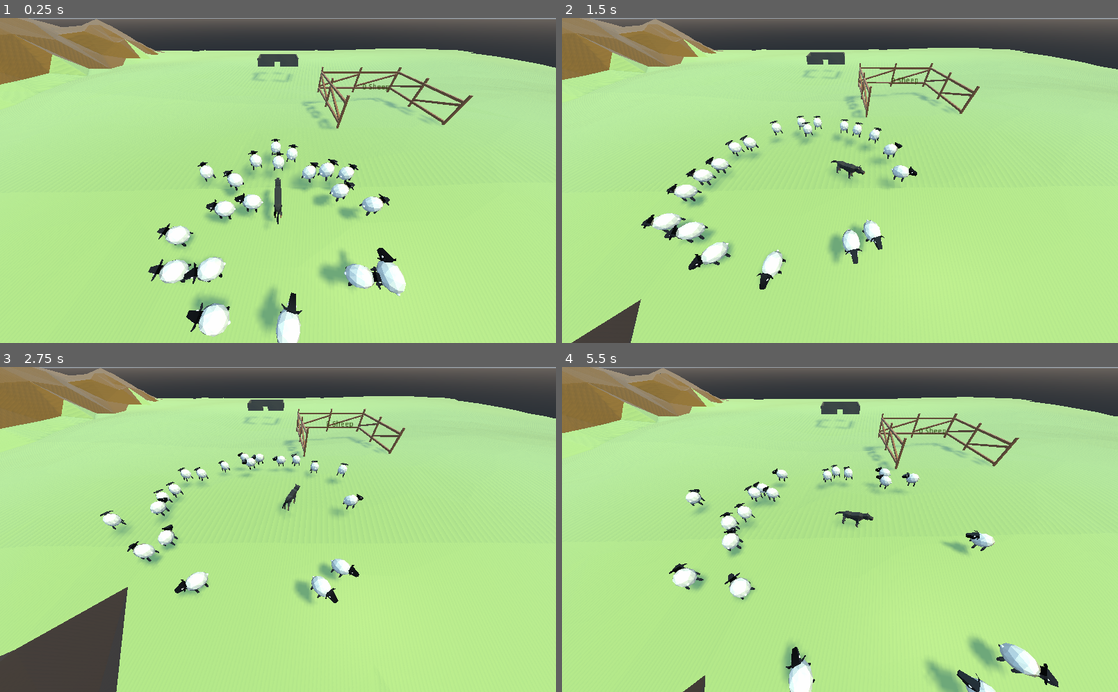
Above: before the commit, frames 1-4 (two rows, left to right).
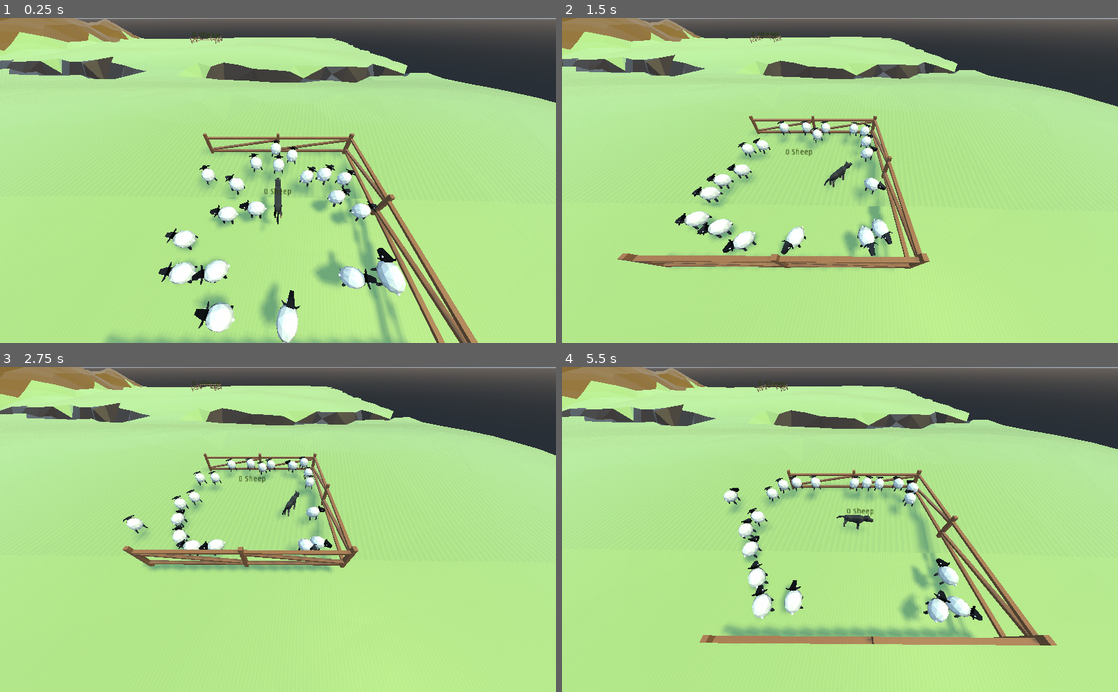
Above: after the commit, the same moments.

Repository: panic-fennecs/ideal-garbanzo
Game: Godot game, scene res://Main.tscn
Same seed, same stepped clock (60 frames per second), same inputs: the game is played once before the commit and once after it.
Inputs (mouse positions are in pixels of both pictures, inside the frame that each line leads up to):
- Up to frame 1 (0.25 s): no input
- Up to frame 2 (1.5 s): move the mouse to (962, 164) at 0.52 s; click (962, 164) at 0.67 s; drag from (728, 196) to (812, 245) at 1.27 s
- Up to frame 3 (2.75 s): move the mouse to (333, 458) at 2.02 s; click (333, 458) at 2.17 s
- Up to frame 4 (5.5 s): drag from (812, 594) to (673, 480) at 2.77 s; move the mouse to (1006, 578) at 3.52 s; click (1006, 578) at 3.67 s; drag from (673, 480) to (756, 448) at 4.27 s; move the mouse to (867, 529) at 5.02 s; click (867, 529) at 5.17 s

The runs differ from the first frame. In frame 1, 20% of the frame differs, in the area x 0-100%, y 0-100%; in frame 2, 19%; in frame 3, 21%; in frame 4, 23%.

Commit message:
start zone in level 0

Diff:
--- a/Fence.tscn
+++ b/Fence.tscn
@@ -3,6 +3,7 @@
 [ext_resource path="res://FenceModel.tscn" type="PackedScene" id=1]
 
 [node name="Fence" type="Spatial"]
+transform = Transform( 1, 0, 0, 0, 0.6, 0, 0, 0, 1, 0, -0.0710688, 0 )
 
 [node name="FenceModel3" parent="." instance=ExtResource( 1 )]
 transform = Transform( -6.99002e-05, 0, -0.999999, 0, 1, 0, 0.999999, 0, -6.99002e-05, -12.0758, 0, 0.0014115 )
--- a/FenceModel.tscn
+++ b/FenceModel.tscn
@@ -108,6 +108,7 @@
 material/0 = null
 
 [node name="StaticBody" type="StaticBody" parent="."]
+input_ray_pickable = false
 
 [node name="CollisionShape" type="CollisionShape" parent="StaticBody"]
 transform = Transform( 6.23999, 0, 0, 0, 6.19835, 0, 0, 0, 1, 6.00006, 3.91547, 0 )
--- a/Main.tscn
+++ b/Main.tscn
@@ -6,18 +6,11 @@
 [ext_resource path="res://Camera.gd" type="Script" id=4]
 [ext_resource path="res://EndZone.tscn" type="PackedScene" id=5]
 
-[sub_resource type="BoxShape" id=1]
-extents = Vector3( 0.277877, 1, 3.86886 )
-
-[sub_resource type="CubeMesh" id=2]
-
-[sub_resource type="SpatialMaterial" id=3]
-albedo_color = Color( 0.364706, 0.364706, 0.364706, 1 )
-
 [node name="Main" type="Spatial"]
 script = ExtResource( 2 )
 
 [node name="Ground" parent="." instance=ExtResource( 1 )]
+transform = Transform( 200, 0, 0, 0, 200, 0, 0, 0, 200, -102.423, -8, -133.439 )
 
 [node name="Camera" type="Camera" parent="."]
 transform = Transform( 1, 0, 0, 0, 0.642788, 0.766044, 0, -0.766044, 0.642788, 0, 15, 0 )
@@ -28,59 +21,14 @@
 
 [node name="Dog" parent="." instance=ExtResource( 3 )]
 
-[node name="TempGate" type="StaticBody" parent="."]
-transform = Transform( 1, 0, 0, 0, 1, 0, 0, 0, 1, 0, 0, -81.5765 )
-
-[node name="CollisionShape" type="CollisionShape" parent="TempGate"]
-transform = Transform( 1, 0, 0, 0, 1, 0, 0, 0, 1, 9.22933, 0, 0 )
-shape = SubResource( 1 )
-
-[node name="CollisionShape2" type="CollisionShape" parent="TempGate"]
-transform = Transform( 1, 0, 0, 0, 1, 0, 0, 0, 1, -9.10018, 0, 0 )
-shape = SubResource( 1 )
-
-[node name="CollisionShape3" type="CollisionShape" parent="TempGate"]
-transform = Transform( -1.62921e-07, 0, 1, 0, 1, 0, -1, 0, -1.62921e-07, -0.0855036, 0, -5.88522 )
-shape = SubResource( 1 )
-
-[node name="CollisionShape4" type="CollisionShape" parent="TempGate"]
-transform = Transform( -1.62921e-07, 0, 1, 0, 1, 0, -1, 0, -1.62921e-07, -5.55036, 0, 5.6517 )
-shape = SubResource( 1 )
-
-[node name="CollisionShape5" type="CollisionShape" parent="TempGate"]
-transform = Transform( -1.62921e-07, 0, 1, 0, 1, 0, -1, 0, -1.62921e-07, 4.86557, 0, 5.6517 )
-shape = SubResource( 1 )
-
-[node name="MeshInstance" type="MeshInstance" parent="TempGate"]
-transform = Transform( 0.240757, 0, 0, 0, 1.5, 0, 0, 0, 6.0023, -9.12001, 1.44235, 0 )
-mesh = SubResource( 2 )
-material/0 = SubResource( 3 )
-
-[node name="MeshInstance2" type="MeshInstance" parent="TempGate"]
-transform = Transform( 0.240757, 0, 0, 0, 1.5, 0, 0, 0, 6.0023, 9.23854, 1.44235, 0 )
-mesh = SubResource( 2 )
-material/0 = SubResource( 3 )
-
-[node name="MeshInstance3" type="MeshInstance" parent="TempGate"]
-transform = Transform( -3.92639e-08, 0, 9.283, 0, 1.5, 0, -0.241, 0, -1.51239e-06, 0, 1.44235, -5.90726 )
-mesh = SubResource( 2 )
-material/0 = SubResource( 3 )
-
-[node name="MeshInstance4" type="MeshInstance" parent="TempGate"]
-transform = Transform( -3.92639e-08, 0, 4.011, 0, 1.5, 0, -0.241, 0, -6.53475e-07, -5.52488, 1.44235, 5.62663 )
-mesh = SubResource( 2 )
-material/0 = SubResource( 3 )
-
-[node name="MeshInstance5" type="MeshInstance" parent="TempGate"]
-transform = Transform( -3.92639e-08, 0, 4.011, 0, 1.5, 0, -0.241, 0, -6.53475e-07, 5.06803, 1.44235, 5.66357 )
-mesh = SubResource( 2 )
-material/0 = SubResource( 3 )
-
 [node name="DirectionalLight" type="DirectionalLight" parent="."]
 transform = Transform( 0.882346, 0.176037, 0.436436, -0.454603, 0.0790862, 0.887176, 0.12166, -0.981201, 0.149809, 0, 104.152, 0 )
 light_color = Color( 0.92549, 0.905882, 0.603922, 1 )
 shadow_enabled = true
 
 [node name="EndZone" parent="." instance=ExtResource( 5 )]
-transform = Transform( 1, 0, 0, 0, 1, 0, 0, 0, 1, 25.9566, -1.61004, -33.9842 )
+transform = Transform( 1, 0, 0, 0, 1, 0, 0, 0, 1, -74.7592, -1.61005, -199.186 )
+
+[node name="StartZone" parent="." instance=ExtResource( 5 )]
+transform = Transform( -1.62921e-07, 0, -1, 0, 1, 0, 1, 0, -1.62921e-07, 0, -1.20727, 0 )
 [connection signal="clicked" from="Ground" to="Dog" method="_on_Ground_clicked"]
Not shown: 1 places in Main.tscn that only renumber resources
